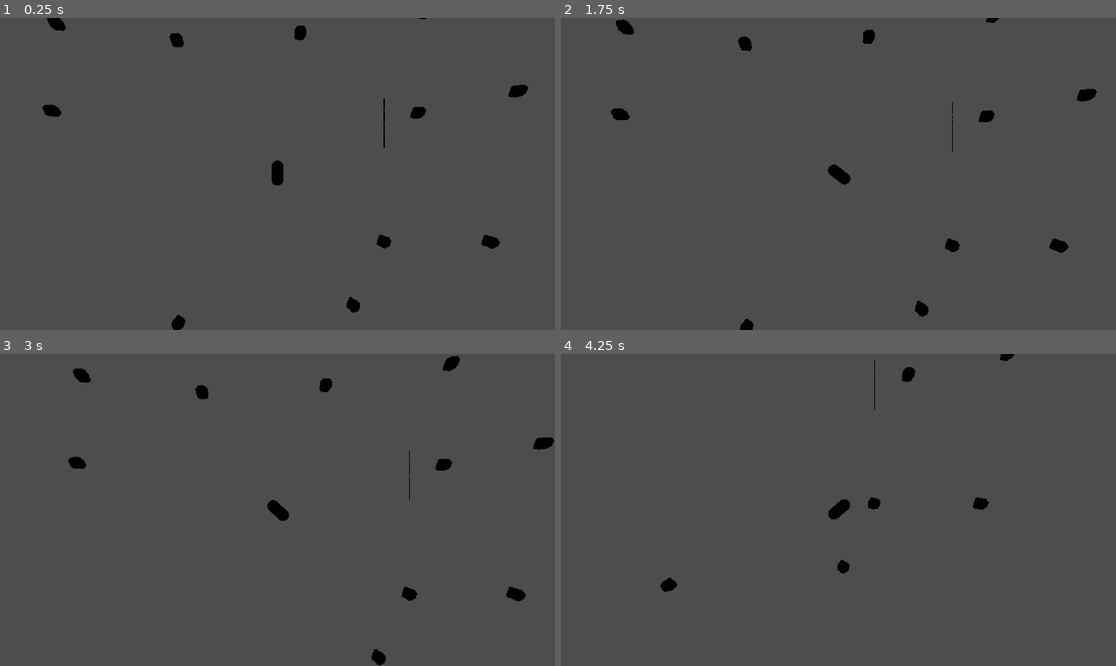
Above: before the commit, frames 1-4 (two rows, left to right).
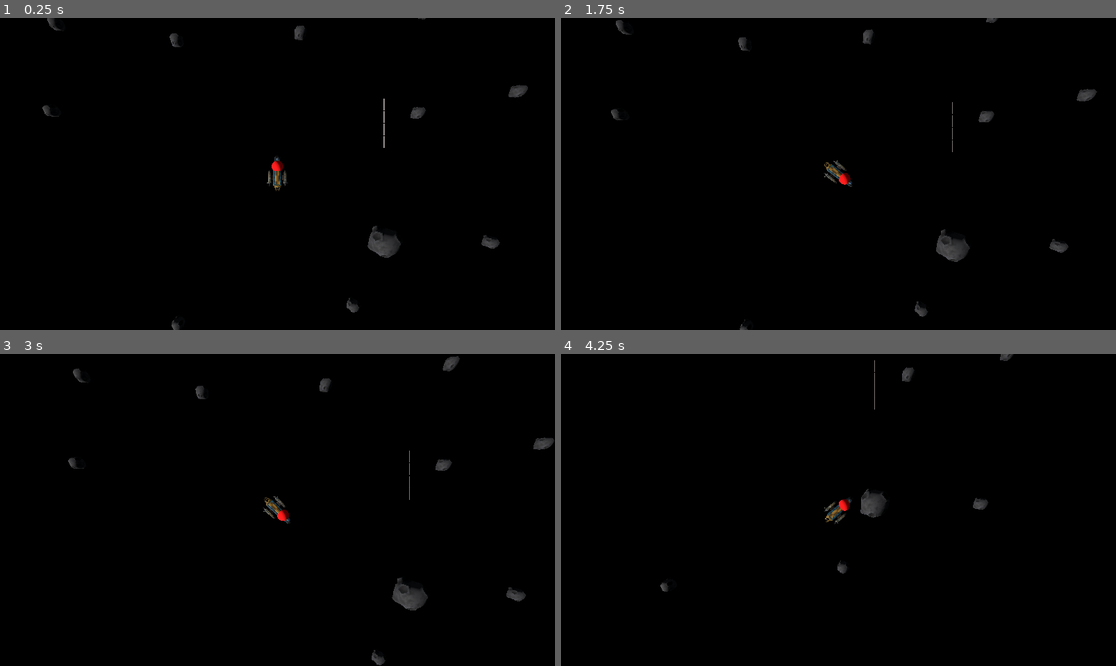
Above: after the commit, the same moments.

Repository: ALP-Games/Asteroid-collection-game
Game: Godot game, scene res://levels/ArtWrold.tscn
Two runs of this game, one before a commit and one after it. Both use one fixed random seed, a clock stepped at 60 frames per second and the inputs below. This scene is started directly instead of the project's main scene.
Inputs (mouse positions are in pixels of both pictures, inside the frame that each line leads up to):
- Up to frame 1 (0.25 s): no input
- Up to frame 2 (1.75 s): tap Enter at 0.5 s; move the mouse to (960, 158) at 0.52 s; hold D (rot_right) 0.53-1.28 s; click (960, 158) at 0.6 s; move the mouse to (727, 189) at 1.27 s; hold S (reverse) from 1.28 s (still down); right-click (727, 189) at 1.35 s
- Up to frame 3 (3 s): move the mouse to (333, 441) at 2.02 s; release S (reverse) at 2.03 s; hold D (rot_right) 2.03-2.78 s; hold Space (stop) 2.03-2.78 s; move the mouse to (249, 572) at 2.77 s; hold W (thrust) from 2.78 s (still down); click (249, 572) at 2.85 s
- Up to frame 4 (4.25 s): move the mouse to (1005, 556) at 3.52 s; release W (thrust) at 3.53 s; hold A (rot_left) from 3.53 s (still down); right-click (1005, 556) at 3.6 s

The runs differ from the first frame. In frame 1, 100% of the frame differs, in the area x 0-100%, y 0-100%; in frame 2, 100%; in frame 3, 100%; in frame 4, 100%.
Error in both runs: Cannot call method 'add_child' on a null value. (res://actors/rope_emitter.gd:69)

Commit message:
ship mesh

Diff:
--- a/actors/player_ship.tscn
+++ b/actors/player_ship.tscn
@@ -1,13 +1,14 @@
 [gd_scene load_steps=9 format=3 uid="uid://blsav2p68v61h"]
 
 [ext_resource type="Script" uid="uid://b1oqxo40ce40s" path="res://actors/player_ship.gd" id="1_ljv35"]
+[ext_resource type="ArrayMesh" uid="uid://cpgyees8v2655" path="res://Assets/Ship_Cube.res" id="2_nyvxv"]
 [ext_resource type="PackedScene" uid="uid://b4uy7s1i45ukc" path="res://actors/rope_emitter.tscn" id="2_vnsem"]
 [ext_resource type="PackedScene" uid="uid://cel7gr1l4orx3" path="res://actors/hook.tscn" id="3_gv0w4"]
 [ext_resource type="PackedScene" uid="uid://bwg7srbssmu0d" path="res://actors/rope_segment.tscn" id="4_mfuwy"]
 
-[sub_resource type="CapsuleMesh" id="CapsuleMesh_lae80"]
-
 [sub_resource type="CapsuleShape3D" id="CapsuleShape3D_ljv35"]
+radius = 0.783509
+height = 3.11878
 
 [sub_resource type="StandardMaterial3D" id="StandardMaterial3D_lae80"]
 albedo_color = Color(1, 0, 0, 1)
@@ -29,8 +30,8 @@
 max_turn_speed = 3.0
 
 [node name="MeshInstance3D" type="MeshInstance3D" parent="."]
-transform = Transform3D(1, 0, 0, 0, -4.37114e-08, 1, 0, -1, -4.37114e-08, 0, 0, 0)
-mesh = SubResource("CapsuleMesh_lae80")
+transform = Transform3D(-0.47, -7.56387e-22, 7.0968e-08, 0, 0.47, 5.00933e-15, -7.0968e-08, 5.00933e-15, -0.47, 0, 0, 0.541739)
+mesh = ExtResource("2_nyvxv")
 
 [node name="CollisionShape3D" type="CollisionShape3D" parent="."]
 transform = Transform3D(1, 0, 0, 0, -4.37114e-08, 1, 0, -1, -4.37114e-08, 0, 0, 0)
--- a/levels/ArtWrold.tscn
+++ b/levels/ArtWrold.tscn
@@ -1,9 +1,17 @@
-[gd_scene load_steps=5 format=3 uid="uid://c5ywtsy7kmxsd"]
+[gd_scene load_steps=6 format=3 uid="uid://c5ywtsy7kmxsd"]
 
 [ext_resource type="Script" uid="uid://bqpnrlncru7ab" path="res://scripts/seeking_camera.gd" id="1_g7uoq"]
 [ext_resource type="PackedScene" uid="uid://blsav2p68v61h" path="res://actors/player_ship.tscn" id="2_ljjn1"]
 [ext_resource type="PackedScene" uid="uid://cgogh6ayhlim7" path="res://actors/asteroid.tscn" id="3_c8l1h"]
 [ext_resource type="PackedScene" uid="uid://bwg7srbssmu0d" path="res://actors/rope_segment.tscn" id="4_1f62o"]
+
+[sub_resource type="Environment" id="Environment_g7uoq"]
+fog_enabled = true
+fog_mode = 1
+fog_light_color = Color(0, 0, 0, 1)
+fog_light_energy = 0.0
+fog_sun_scatter = 0.2
+fog_density = 1.0
 
 [node name="World" type="Node3D"]
 
@@ -13,8 +21,6 @@
 target = NodePath("../PlayerShip")
 
 [node name="PlayerShip" parent="." instance=ExtResource("2_ljjn1")]
-turn_acceleration = 8.0
-max_turn_speed = 3.0
 
 [node name="Asteroid" parent="." instance=ExtResource("3_c8l1h")]
 transform = Transform3D(1, 0, 0, 0, 1, 0, 0, 0, 1, 18.1092, -1.90735e-06, 5.79686)
@@ -23,7 +29,7 @@
 transform = Transform3D(1, 0, 0, 0, 1, 0, 0, 0, 1, 11.9524, -1.90735e-06, -5.20849)
 
 [node name="Asteroid3" parent="." instance=ExtResource("3_c8l1h")]
-transform = Transform3D(1, 0, 0, 0, 1, 0, 0, 0, 1, 9.03564, -1.90735e-06, 5.77524)
+transform = Transform3D(2.35, 0, 0, 0, 2.35, 0, 0, 0, 2.35, 9.03564, -1.90735e-06, 5.77524)
 
 [node name="Asteroid4" parent="." instance=ExtResource("3_c8l1h")]
 transform = Transform3D(1, 0, 0, 0, 1, 0, 0, 0, 1, -8.46094, -1.90735e-06, 12.7335)
@@ -79,3 +85,11 @@
 [node name="RopeSegment4" parent="." instance=ExtResource("4_1f62o")]
 transform = Transform3D(1, 0, 0, 0, 1, 0, 0, 0, 1, 9.08685, 0, -5.94264)
 collision_mask = 3
+
+[node name="WorldEnvironment" type="WorldEnvironment" parent="."]
+environment = SubResource("Environment_g7uoq")
+
+[node name="DirectionalLight3D" type="DirectionalLight3D" parent="WorldEnvironment"]
+transform = Transform3D(0.468557, 0.277, -0.838883, 0.109677, 0.923986, 0.366362, 0.876598, -0.263668, 0.40256, 0, 0, 0)
+light_color = Color(0.932448, 0.894994, 0.882787, 1)
+light_energy = 2.0
